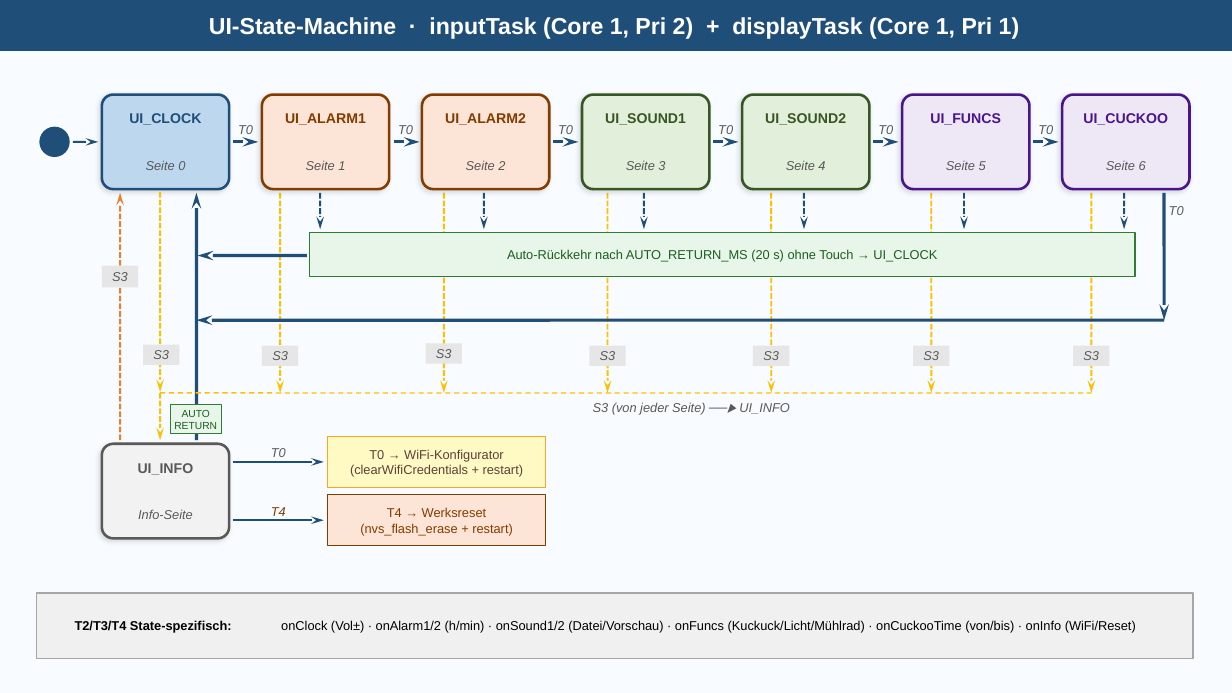
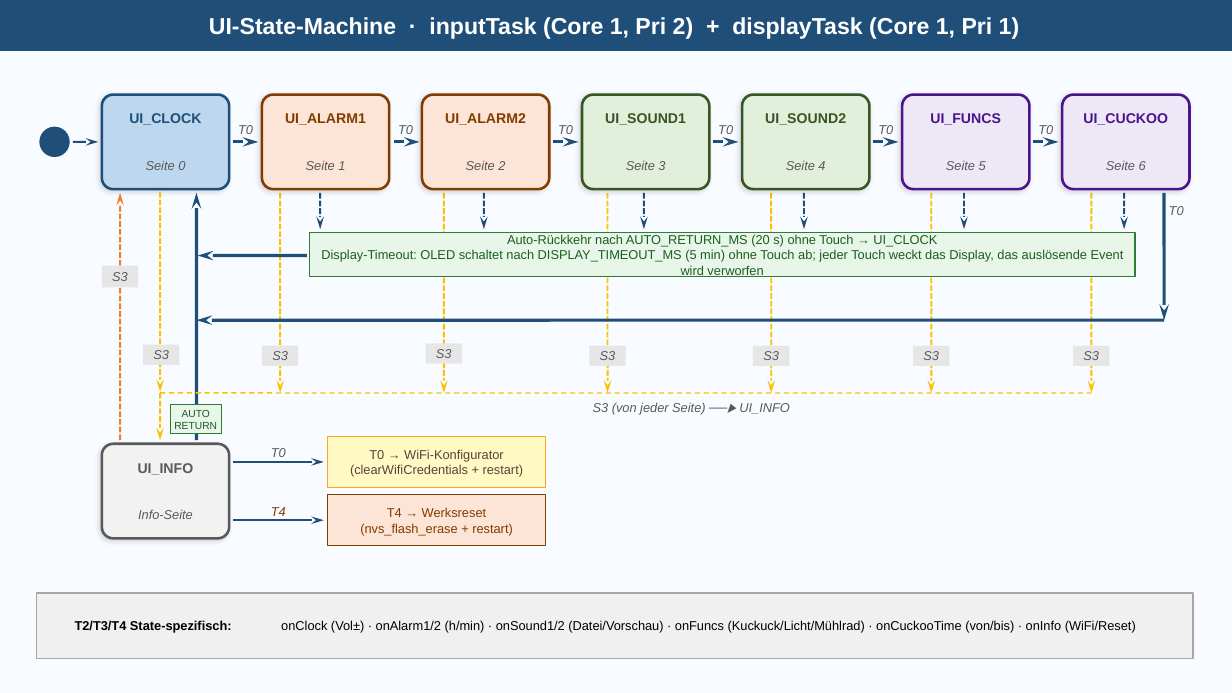
Before and after one commit to bernd2704-cpu/bTn_Wecker_Projekt, a slide deck: slide 4 of Dokumentation/Diagramme/bTn_Wecker_StateMachines.pptx. Drawn at 1232x693 pixels with LibreOffice and Linux fonts; fonts in the diff are those of the drawing. Boxes give left, top, right and bottom in pixels: in the first picture for what was removed or moved away, otherwise in the second. Text is boxed around its words. In the diff, an @@ line names an element or a change of style, - is before the commit and + after.

```diff
--- a/Dokumentation/Diagramme/bTn_Wecker_StateMachines.pptx
+++ b/Dokumentation/Diagramme/bTn_Wecker_StateMachines.pptx
@@ text at <box>321,249,1124,277</box>: paragraph added @@
+Display-Timeout: OLED schaltet nach DISPLAY_TIMEOUT_MS (5 min) ohne Touch ab; jeder Touch weckt das Display, das auslösende Event wird verworfen
```
